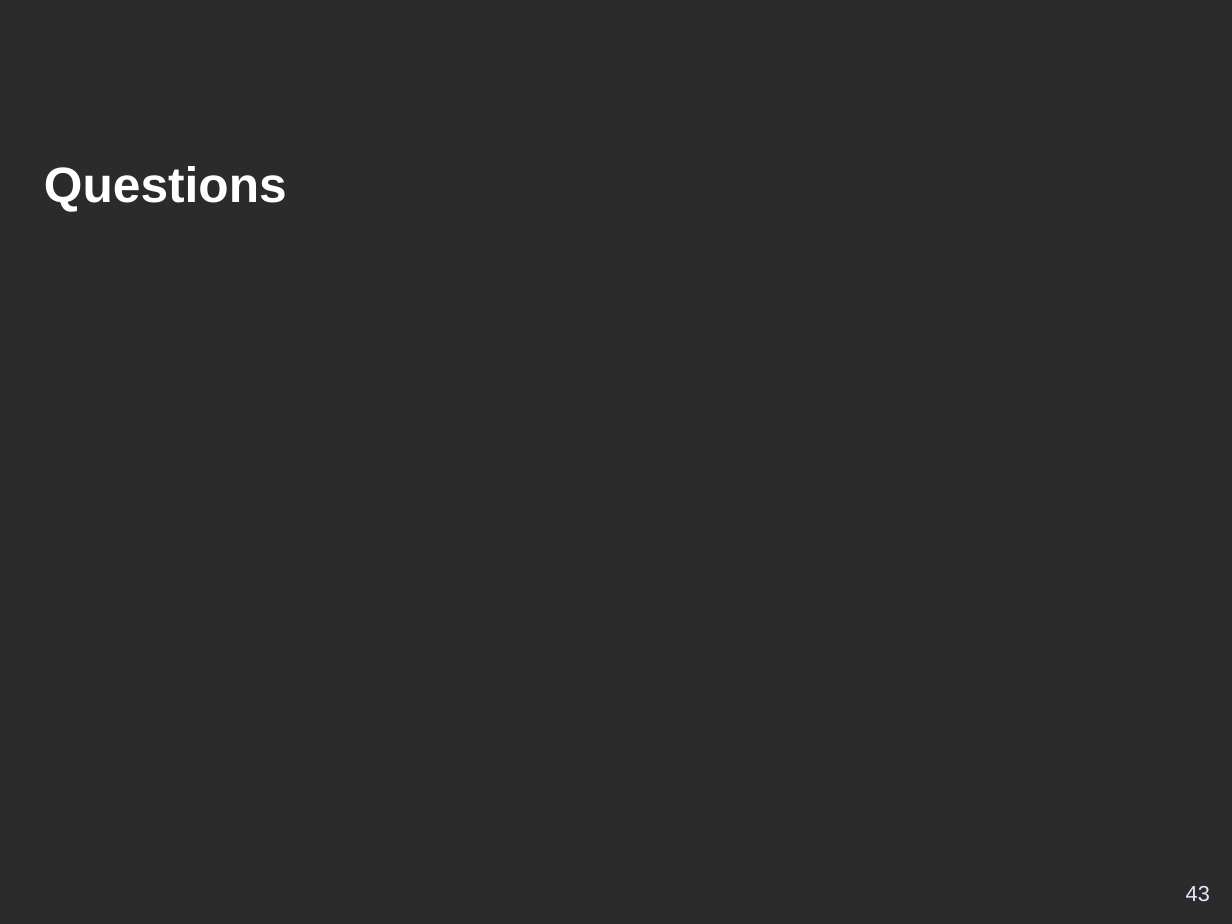
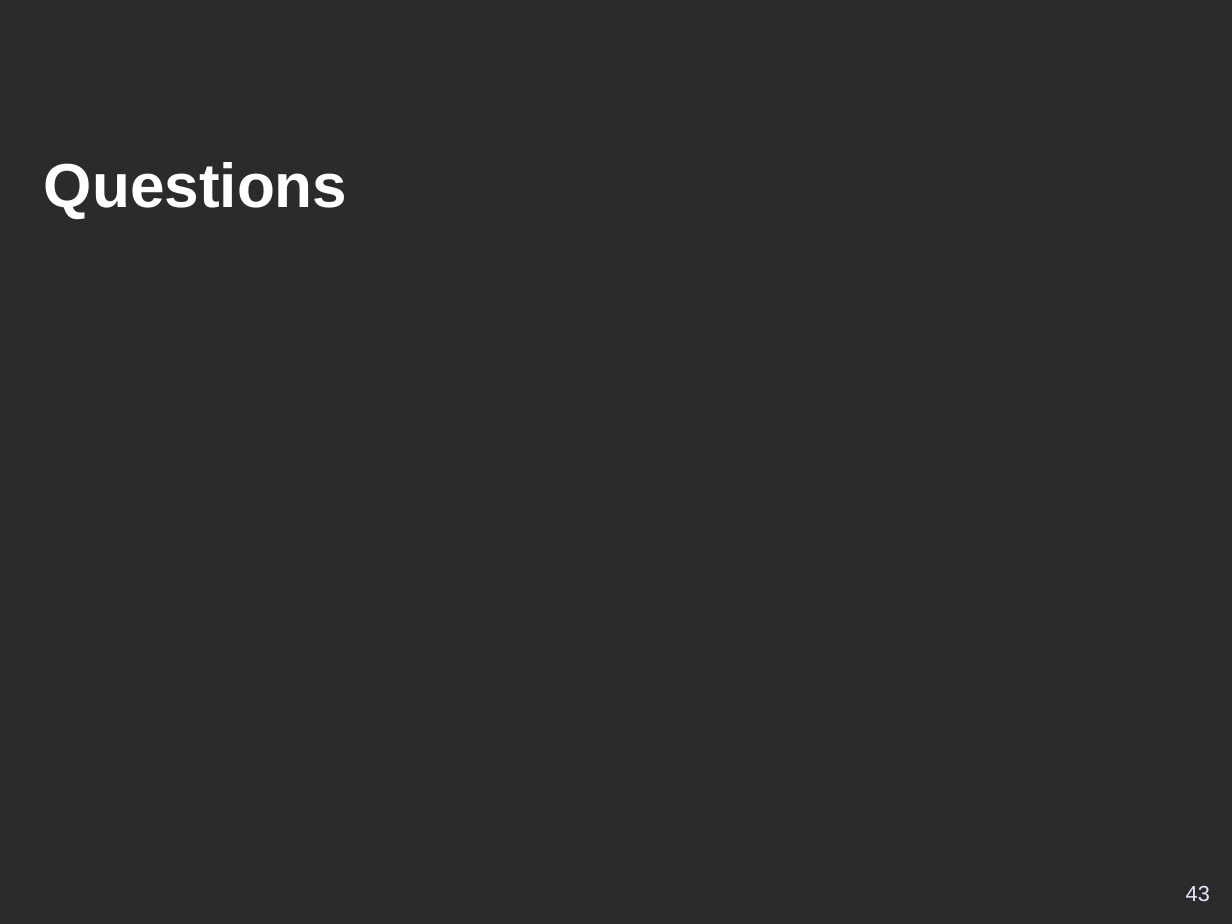
Before and after one commit to DSI-Ville-Noumea/sirh-kiosque-j2ee-old, a slide deck: slide 43 of src/site/resources/Vers_un_Kiosque_RH_J2EE.odp. Drawn at 1232x924 pixels with LibreOffice and Linux fonts; fonts in the diff are those of the drawing; background and template pictures are left out; a plain dark background stands for a picture behind light text. Boxes give left, top, right and bottom in pixels: in the first picture for what was removed or moved away, otherwise in the second. Text is boxed around its words. In the diff, an @@ line names an element or a change of style, - is before the commit and + after.

```diff
--- a/src/site/resources/Vers_un_Kiosque_RH_J2EE.odp
+++ b/src/site/resources/Vers_un_Kiosque_RH_J2EE.odp
@@ title "Questions" at bbox=[44, 162, 347, 219]: size 32 to 40 pt @@
```
Also in this commit, not shown: 10 other slides changed.
